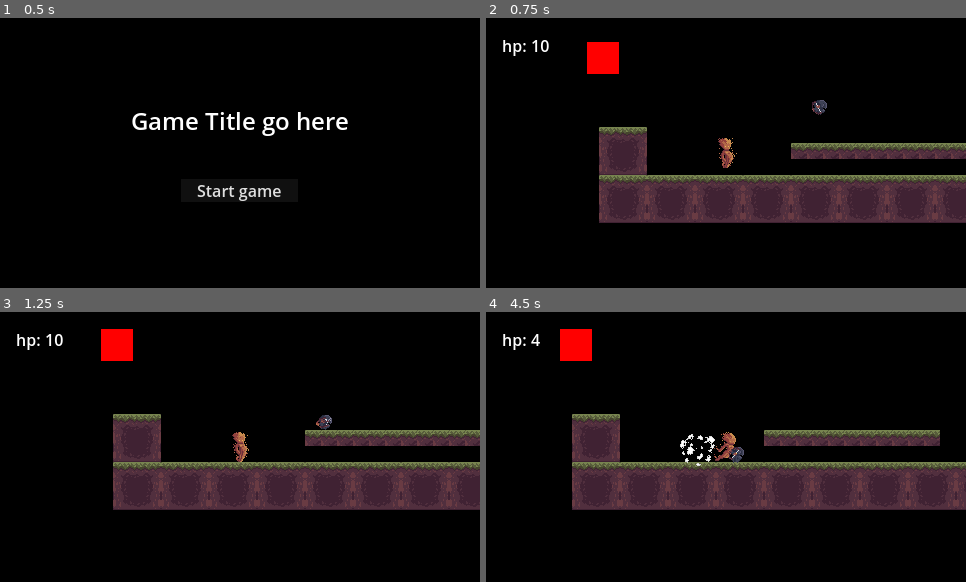
Above: before the commit, frames 1-4 (two rows, left to right).
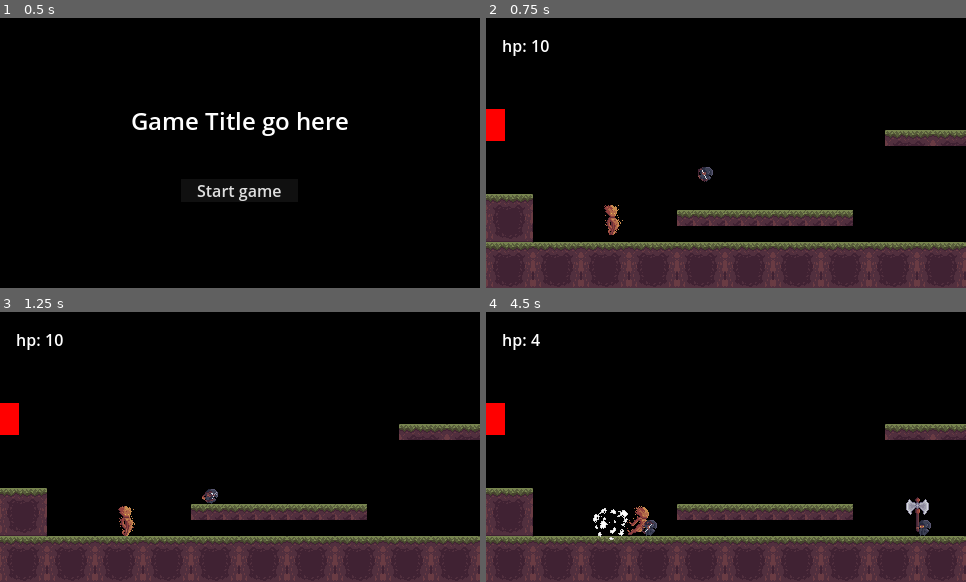
Above: after the commit, the same moments.

Repository: Enweave/pj16
Game: Godot game, scene res://Levels/System/main_menu_level.tscn
Same seed, same stepped clock (60 frames per second), same inputs: the game is played once before the commit and once after it.
Inputs (mouse positions are in pixels of both pictures, inside the frame that each line leads up to):
- Up to frame 1 (0.5 s): no input
- Up to frame 2 (0.75 s): click "Start game" at 0.5 s
- Up to frame 3 (1.25 s): no input
- Up to frame 4 (4.5 s): tap Enter at 1.25 s; move the mouse to (831, 433) at 1.27 s; hold D (input_MoveRight) 1.28-2 s; tap J (input_Fire) at 1.35 s; click (831, 433) at 1.42 s; tap Space (input_Jump) at 1.52 s; drag from (630, 460) to (730, 447) at 2.02 s; move the mouse to (774, 387) at 2.77 s; hold A (input_MoveLeft) 2.78-3.5 s; tap Delete at 2.85 s; drag from (702, 501) to (586, 347) at 3.52 s; move the mouse to (870, 487) at 4.27 s; hold D (input_MoveRight) from 4.28 s (still down); tap V at 4.35 s

Frame 1 is identical in both runs. In frame 2, 38% of the frame differs, in the area x 0-100%, y 8-100%; in frame 3, 39%; in frame 4, 42%, in the area x 0-100%, y 6-100%.

Commit message:
camera bounds

Diff:
--- /dev/null
+++ b/Actors/Characters/Player/camera_bounds.gd
@@ -0,0 +1,32 @@
+@tool
+extends Node2D
+
+class_name CameraBounds
+
+@export var width: int = 1280:
+	set(value):
+		width = value
+		update_bounds()
+
+@export var height: int = 720:
+	set(value):
+		height = value
+		update_bounds()
+
+func update_bounds():
+	if Engine.is_editor_hint():
+		%CameraBounds.shape['size'] = Vector2(width, height)
+
+
+
+# Called when the node enters the scene tree for the first time.
+func _ready() -> void:
+	if not Engine.is_editor_hint():
+		for p in get_tree().get_nodes_in_group("player"):
+			var left := int(global_position.x - width / 2)
+			var top := int(global_position.y - height / 2)
+			var right := int(global_position.x + width / 2)
+			var bottom := int(global_position.y + height / 2)
+
+			var player: PlayerCharacter = p as PlayerCharacter
+			player.update_camera_bounds(left, top, right, bottom)
--- /dev/null
+++ b/Actors/Characters/Player/camera_bounds.tscn
@@ -0,0 +1,15 @@
+[gd_scene load_steps=3 format=3 uid="uid://bwnosmnjm1j0y"]
+
+[ext_resource type="Script" path="res://Actors/Characters/Player/camera_bounds.gd" id="1_cm3rn"]
+
+[sub_resource type="RectangleShape2D" id="RectangleShape2D_y3kam"]
+size = Vector2(965, 270)
+
+[node name="CameraBounds" type="Node2D"]
+script = ExtResource("1_cm3rn")
+width = 480
+height = 270
+
+[node name="CameraBounds" type="CollisionShape2D" parent="."]
+unique_name_in_owner = true
+shape = SubResource("RectangleShape2D_y3kam")
--- a/Actors/Characters/Player/player_character.gd
+++ b/Actors/Characters/Player/player_character.gd
@@ -14,77 +14,84 @@
 var _JUMP_FX_POSITION: Vector2 = Vector2(0, 16)
 
 func toggle_blob(in_toggle: bool) -> void:
-    _is_blob = in_toggle
-    blob_collision.disabled = !in_toggle
-    default_collision.disabled = in_toggle
+	_is_blob = in_toggle
+	blob_collision.disabled = !in_toggle
+	default_collision.disabled = in_toggle
 
 
 @onready var ability_inventory: AbilityInventory = %AbilityInventory
 var using_ability: bool = false
 
 func activate_current_feature() -> bool:
-    if ability_inventory != null:
-        var current_ability: FeatureBase = ability_inventory.get_current_ability()
-        if current_ability == null:
-            return false
-        current_ability.set_target(get_latent_control_direction())
-        return current_ability.activate()
-    return false
+	if ability_inventory != null:
+		var current_ability: FeatureBase = ability_inventory.get_current_ability()
+		if current_ability == null:
+			return false
+		current_ability.set_target(get_latent_control_direction())
+		return current_ability.activate()
+	return false
 
 func deactivate_current_feature() -> void:
-    var current_ability: FeatureBase = ability_inventory.get_current_ability()
-    if current_ability != null:
-        current_ability.deactivate()
+	var current_ability: FeatureBase = ability_inventory.get_current_ability()
+	if current_ability != null:
+		current_ability.deactivate()
 
 func _ready() -> void:
-    super._ready()
-    toggle_blob(false)
+	super._ready()
+	toggle_blob(false)
 
-    if ability_inventory != null:
-        ability_inventory.SwitchAllowChanged.connect(_on_switch_allow_changed)
-        ability_inventory.set_combination(AbilityInventory.ElementCombinations.FIRE)
-        ability_inventory.CombinationSwitched.connect(_on_switch_combination)
-        _on_switch_combination()
+	if ability_inventory != null:
+		ability_inventory.SwitchAllowChanged.connect(_on_switch_allow_changed)
+		ability_inventory.set_combination(AbilityInventory.ElementCombinations.FIRE)
+		ability_inventory.CombinationSwitched.connect(_on_switch_combination)
+		_on_switch_combination()
 
-    FlowControllerAutoload.set_player_character(self)
-    health_component.OnDeath.connect(_on_death)
-    JumpStarted.connect(_on_jump_started)
+	FlowControllerAutoload.set_player_character(self)
+	health_component.OnDeath.connect(_on_death)
+	JumpStarted.connect(_on_jump_started)
 
 
 func _on_switch_combination():
-    health_component.set_vulnerability_by_rps_rule(ability_inventory.get_current_element())
-    FlowControllerAutoload.add_fx_to_level(FX_Helper.FX_TYPE.SWITCH_COMBINATION, global_position)
+	health_component.set_vulnerability_by_rps_rule(ability_inventory.get_current_element())
+	FlowControllerAutoload.add_fx_to_level(FX_Helper.FX_TYPE.SWITCH_COMBINATION, global_position)
 
 func _on_switch_allow_changed(in_allowed: bool):
-    using_ability = !in_allowed
+	using_ability = !in_allowed
 
 func switch_combination(in_element: Constants.Elements) -> void:
-    if ability_inventory != null:
-        ability_inventory.switch(in_element)
+	if ability_inventory != null:
+		ability_inventory.switch(in_element)
 
 
 func _on_death() -> void:
-    FlowControllerAutoload.game_over()
+	FlowControllerAutoload.game_over()
 
 func _update_low_ceiling() -> void:
-    if _is_blob:
-        if _low_ceiling != blob_raycast.is_colliding():
-            _low_ceiling = !_low_ceiling
-            LowCeilingChanged.emit()
-        return
-    _low_ceiling = false
+	if _is_blob:
+		if _low_ceiling != blob_raycast.is_colliding():
+			_low_ceiling = !_low_ceiling
+			LowCeilingChanged.emit()
+		return
+	_low_ceiling = false
 
 func _process(delta: float) -> void:
-    super._process(delta)
-    _update_low_ceiling()
+	super._process(delta)
+	_update_low_ceiling()
 
 func _is_colliding_wall() -> bool:
-    if is_on_floor():
-        return false
-    var wall_direction: int = wall_jump_sensor.get_wall_direction()
-    set_wall_direction(wall_direction)
-    return wall_direction != 0
+	if is_on_floor():
+		return false
+	var wall_direction: int = wall_jump_sensor.get_wall_direction()
+	set_wall_direction(wall_direction)
+	return wall_direction != 0
 
 
 func _on_jump_started() -> void:
-    FlowControllerAutoload.add_fx_to_level(FX_Helper.FX_TYPE.JUMP, _JUMP_FX_POSITION, Vector2.ONE, 0.0, self)
+	FlowControllerAutoload.add_fx_to_level(FX_Helper.FX_TYPE.JUMP, _JUMP_FX_POSITION, Vector2.ONE, 0.0, self)
+
+
+func update_camera_bounds(left: int, top: int, right: int, bottom: int):
+	%Camera2D.limit_left = left
+	%Camera2D.limit_top = top
+	%Camera2D.limit_right = right
+	%Camera2D.limit_bottom = bottom
--- a/Actors/Characters/Player/player_character.tscn
+++ b/Actors/Characters/Player/player_character.tscn
@@ -15,7 +15,7 @@
 [sub_resource type="CircleShape2D" id="CircleShape2D_14qkm"]
 radius = 7.0
 
-[node name="Player" type="CharacterBody2D" node_paths=PackedStringArray("health_component")]
+[node name="Player" type="CharacterBody2D" node_paths=PackedStringArray("health_component") groups=["player"]]
 script = ExtResource("1_dacai")
 health_component = NodePath("HealthComponent")
 JUMP_FORCE = 325.0
@@ -37,6 +37,7 @@
 collide_with_areas = true
 
 [node name="Camera2D" type="Camera2D" parent="."]
+unique_name_in_owner = true
 
 [node name="WallJumpSensor" parent="." instance=ExtResource("2_bvw8n")]
 unique_name_in_owner = true
--- a/Levels/Sandbox/test_1.tscn
+++ b/Levels/Sandbox/test_1.tscn
@@ -9,6 +9,7 @@
 [ext_resource type="PackedScene" uid="uid://b2ge6g4gh4pus" path="res://Actors/Enemies/AxeEnemy/axe_enemy.tscn" id="7_8udyd"]
 [ext_resource type="PackedScene" uid="uid://du4r6s0eckcjw" path="res://Actors/Enemies/StaffEnemy/staff_enemy.tscn" id="7_sdh0q"]
 [ext_resource type="PackedScene" uid="uid://d0n7xa6w7l7bc" path="res://Actors/Enemies/SwordEnemy/sword_enemy.tscn" id="8_2d31j"]
+[ext_resource type="PackedScene" uid="uid://bwnosmnjm1j0y" path="res://Actors/Characters/Player/camera_bounds.tscn" id="10_1sxi5"]
 
 [node name="Test1" type="Node"]
 script = ExtResource("1_5nkw1")
@@ -39,3 +40,7 @@
 
 [node name="StaffEnemy" parent="." instance=ExtResource("7_sdh0q")]
 position = Vector2(599, -118)
+
+[node name="CameraBounds" parent="." instance=ExtResource("10_1sxi5")]
+position = Vector2(211, -89)
+width = 965
Not shown, added: Assets/Backgrounds/BGColor.png.import
Not shown, added: Assets/Backgrounds/Tree1.png.import
Not shown, added: Assets/Backgrounds/Tree2.png.import
Not shown, added: Assets/Backgrounds/Tree3.png.import
Not shown: 1 places in Levels/Sandbox/test_1.tscn that only renumber resources
